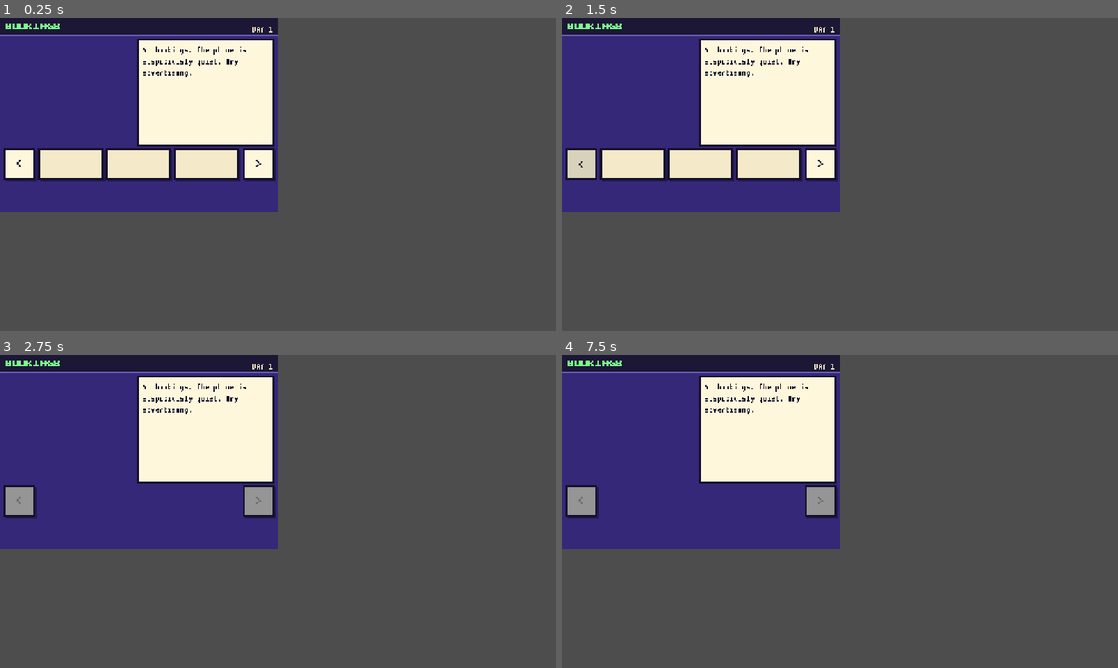
Above: before the commit, frames 1-4 (two rows, left to right).
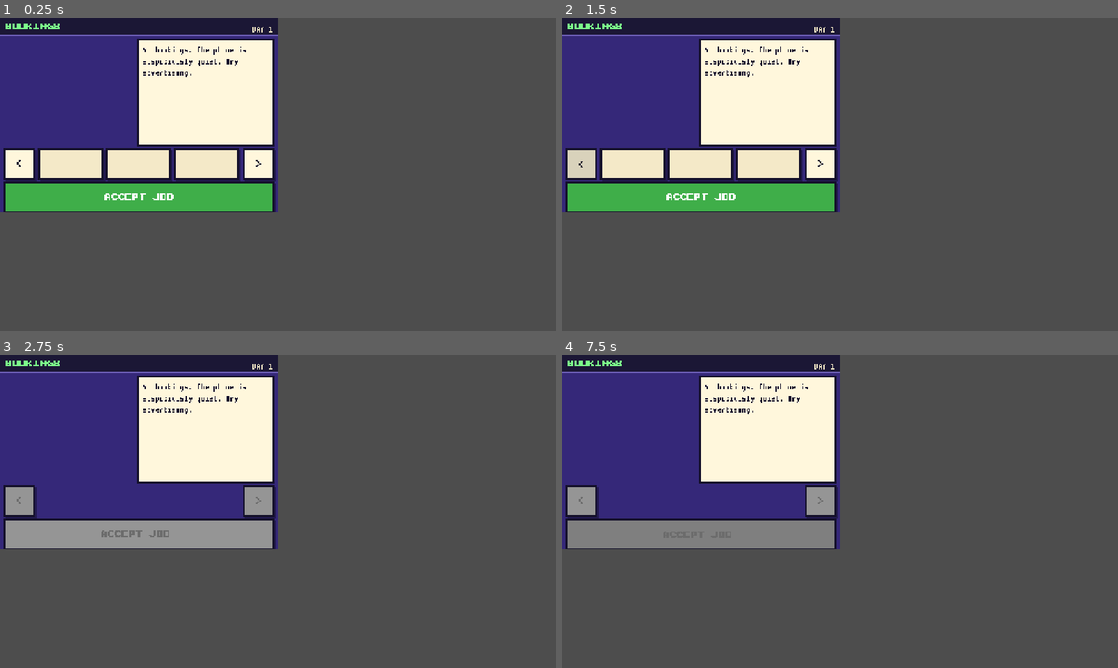
Above: after the commit, the same moments.

Repository: leeslangley/Webbwheresmycar
Game: Godot game, scene res://tv/bookings_channel.tscn
Two runs of this game, one before a commit and one after it. Both use one fixed random seed, a clock stepped at 60 frames per second and the inputs below. This scene is started directly instead of the project's main scene.
Inputs (mouse positions are in pixels of both pictures, inside the frame that each line leads up to):
- Up to frame 1 (0.25 s): no input
- Up to frame 2 (1.5 s): tap Enter at 0.5 s; drag from (628, 93) to (895, 105) at 0.52 s; tap Space at 1.25 s; drag from (578, 165) to (812, 237) at 1.27 s
- Up to frame 3 (2.75 s): move the mouse to (261, 502) at 2.02 s; hold Right from 2.03 s (still down); tap Backspace at 2.1 s; click (261, 502) at 2.17 s
- Up to frame 4 (7.5 s): release Right at 2.75 s; tap Enter at 2.75, 4.25, 5.1 s; drag from (812, 574) to (673, 464) at 2.77 s; tap Space at 3.5, 3.77, 5, 6.77 s; move the mouse to (1006, 558) at 3.52 s; hold Left 3.53-4.25 s; tap Keypad Enter at 3.6 s; click (1006, 558) at 3.67 s; drag from (673, 464) to (756, 433) at 4.27 s; move the mouse to (867, 511) at 5.02 s; hold Down 5.03-5.75 s; click (867, 511) at 5.17 s; drag from (756, 433) to (728, 527) at 5.77 s; move the mouse to (962, 495) at 6.52 s; hold Up 6.53-7.25 s; tap Backspace at 6.6 s; click (962, 495) at 6.67 s; drag from (728, 527) to (812, 574) at 7.27 s

The runs differ from the first frame. In frame 1, 4.8% of the frame differs, in the area x 0-50%, y 52-62%; in frame 2, 4.8%; in frame 3, 4.8%; in frame 4, 4.8%.

Commit message:
GDU25: Channel BOOKINGS: accept job and result panel
Co-Authored-By: Claude Haiku 5.5 <noreply@anthropic.com>

Diff:
--- /dev/null
+++ b/godot/tests/shots/bookings_result_shot.tscn
@@ -0,0 +1,12 @@
+[gd_scene load_steps=2 format=3]
+
+[ext_resource type="Script" path="res://tests/shots/channel_shot.gd" id="1"]
+
+[node name="Shot" type="Control"]
+layout_mode = 3
+anchors_preset = 15
+anchor_right = 1.0
+anchor_bottom = 1.0
+script = ExtResource("1")
+metadata/channel = "res://tv/bookings_channel.tscn"
+metadata/calls = [["_test_show_result", [{"text": "Mrs Pym wept into a very good hankie. The Reliable Robbin swept up to the church as the bells rang.", "type": "success", "paid": 900}]]]
--- /dev/null
+++ b/godot/tests/test_bookings_actions.gd
@@ -0,0 +1,170 @@
+extends "res://tests/harness.gd"
+
+# Tests for the BOOKINGS accept flow (GDU25): the refusals with a toast, ACCEPT JOB, the job result panel,
+# OK and BACK. _ready does not fire under the runner, so the channel is built by hand and taps go through
+# handle_event.
+
+
+func _mb(pos: Vector2, down: bool) -> InputEventMouseButton:
+	var ev := InputEventMouseButton.new()
+	ev.button_index = MOUSE_BUTTON_LEFT
+	ev.pressed = down
+	ev.position = pos
+	return ev
+
+
+# A press and release inside the control (the tap rule).
+func _tap(c: Control) -> void:
+	c.call("handle_event", _mb(Vector2(10, 10), true))
+	c.call("handle_event", _mb(Vector2(10, 10), false))
+
+
+func _make() -> BookingsChannel:
+	var ch := (load("res://tv/bookings_channel.tscn") as PackedScene).instantiate() as BookingsChannel
+	tree().root.add_child(ch)
+	ch.call("_ready")
+	return ch
+
+
+func _done(ch: BookingsChannel) -> void:
+	ch.leave()
+	ch.free()
+
+
+# Makes car c1 a strong, healthy car (a Porshe at condition 10).
+func _strong(g: TestFakeGame) -> void:
+	g.state.cars[0].modelId = "t3_porshe"
+	g.state.cars[0].condition = 10.0
+	g.changed.emit()
+
+
+func _success() -> Dictionary:
+	return {"ok": true, "msg": "All went well.", "outcome": {"type": "success", "paid": 900, "wear": 0.3, "faultLabel": null}}
+
+
+# A channel with booking Q1 and car c1 picked, ready to accept.
+func _picked(g: TestFakeGame) -> BookingsChannel:
+	var ch := _make()
+	ch.enter(g)
+	_strong(g)
+	ch.Requests.select(0, true)
+	_tap(ch.Car0)
+	return ch
+
+
+# A channel that has accepted Q1 with car c1 and shows the result panel.
+func _accepted(g: TestFakeGame) -> BookingsChannel:
+	var ch := _picked(g)
+	g.next_result = _success()
+	_tap(ch.AcceptBtn)
+	return ch
+
+
+func test_refusal_order() -> void:
+	var g := TestFakeGame.new()
+	var st: Dictionary = g.state
+	var req: Dictionary = st.requests[0]
+	var good: Dictionary = st.cars[0]
+	good.modelId = "t3_porshe"
+	good.condition = 10.0
+	var porshe := ChannelBase.model_of("t3_porshe")
+	var faulty: Dictionary = st.cars[1]
+	eq(BookingsChannel.accept_refusal(st, req, {}, {}), "Pick a car first", "no car picked")
+	eq(BookingsChannel.accept_refusal(st, req, faulty, ChannelBase.model_of(str(faulty.modelId))), "That car is not fit to go out", "a car with a fault")
+	eq(BookingsChannel.accept_refusal(st, {}, good, porshe), "Pick a booking first", "no booking picked")
+	req.minDesirability = 99
+	eq(BookingsChannel.accept_refusal(st, req, good, porshe), "That car is too plain for this booking", "not desirable enough")
+	req.minDesirability = 3
+	req.minReliability = 99
+	eq(BookingsChannel.accept_refusal(st, req, good, porshe), "That car is too flaky for this booking", "not reliable enough")
+	req.minReliability = 3
+	req.minCondition = 11
+	eq(BookingsChannel.accept_refusal(st, req, good, porshe), "That car is too scruffy for this booking", "condition too low")
+	req.minCondition = 6
+	eq(BookingsChannel.accept_refusal(st, req, good, porshe), "", "a good match is fine")
+
+
+func test_labels() -> void:
+	eq(BookingsChannel.type_label("disaster"), "DISASTER", "disaster label")
+	eq(BookingsChannel.type_label("zzz"), "JOB DONE", "an unknown type reads JOB DONE")
+	eq(BookingsChannel.paid_text(900), "Paid " + CoreFormat.money(900), "money paid")
+	eq(BookingsChannel.paid_text(-250), "Compensation " + CoreFormat.money(250), "compensation")
+	eq(BookingsChannel.paid_text(0), "Paid nothing", "nothing paid")
+	eq(BookingsChannel.type_color_name("mishap"), "warn", "mishap is warn")
+	eq(BookingsChannel.type_color_name("breakdown"), "bad", "breakdown is bad")
+	eq(BookingsChannel.type_color_name("success"), "good", "success is good")
+
+
+func test_accept_flow() -> void:
+	var g := TestFakeGame.new()
+	var ch := _make()
+	ch.enter(g)
+	_strong(g)
+	ch.Requests.select(0, true)
+	_tap(ch.Car0)
+	ok(ch.AcceptBtn.enabled, "accept is ready once a booking and a car are picked")
+	eq(ch.AcceptBtn.text, "ACCEPT JOB " + CoreFormat.money(900), "accept names the fee")
+	g.next_result = _success()
+	_tap(ch.AcceptBtn)
+	eq(g.acts, [{"action": "accept_job", "params": {"request_id": "Q1", "car_id": "c1"}}], "accept_job is sent")
+	eq(str(ch.result.get("type", "")), "success", "the result type")
+	eq(int(ch.result.get("paid", 0)), 900, "the result paid")
+	eq(str(ch.result.get("text", "")), "All went well.", "the result text")
+	ok(ch.OkBtn.visible, "OK shows")
+	ok(not ch.AcceptBtn.visible, "ACCEPT JOB is hidden")
+	ok(not ch.Requests.visible, "the bookings list is hidden")
+	eq(ch.sel_req, "", "the booking is cleared")
+	_done(ch)
+
+
+func test_dismiss() -> void:
+	var g := TestFakeGame.new()
+	var ch := _accepted(g)
+	ok(ch.on_back(), "BACK dismisses the result")
+	ok(ch.result.is_empty(), "the result is gone")
+	ok(ch.Requests.visible, "the bookings list is back")
+	ok(ch.AcceptBtn.visible, "ACCEPT JOB is back")
+	ok(not ch.on_back(), "BACK with no result showing is not handled")
+	_done(ch)
+
+
+func test_refused_tap() -> void:
+	var g := TestFakeGame.new()
+	var ch := _make()
+	ch.enter(g)
+	ok(not ch.AcceptBtn.enabled, "accept is greyed out with nothing picked")
+	_tap(ch.AcceptBtn)
+	eq(g.acts, [], "nothing is sent")
+	eq(g.toasts, ["Pick a car first"], "the toast says why")
+	_done(ch)
+
+
+func test_failed_act() -> void:
+	var g := TestFakeGame.new()
+	var ch := _picked(g)
+	g.next_result = {"ok": false, "msg": "Expired"}
+	_tap(ch.AcceptBtn)
+	ok(ch.result.is_empty(), "no result panel after a failed act")
+	eq(g.toasts, ["Expired"], "the failure is toasted once")
+	eq(ch.sel_req, "Q1", "the booking stays picked")
+	_done(ch)
+
+
+func test_ok_key() -> void:
+	var g := TestFakeGame.new()
+	var ch := _picked(g)
+	g.next_result = _success()
+	ch.on_ok()
+	eq(g.acts.size(), 1, "OK accepts when the job is ready")
+	ok(not ch.result.is_empty(), "the result shows after OK")
+	ch.on_ok()
+	ok(ch.result.is_empty(), "OK dismisses the result")
+	eq(g.acts.size(), 1, "OK does not accept again while the result shows")
+	_done(ch)
+
+
+func test_sizes() -> void:
+	var ch := _make()
+	ok(ch.AcceptBtn.size.y >= 72.0, "ACCEPT JOB is at least 72 px tall")
+	ok(ch.OkBtn.size.y >= 72.0, "OK is at least 72 px tall")
+	_done(ch)
--- a/godot/tv/bookings_channel.gd
+++ b/godot/tv/bookings_channel.gd
@@ -3,13 +3,16 @@
 
 # The BOOKINGS channel, display half (port of src/ui/scenes/bookings.js): the hire diary. A scrolling list of
 # customer requests, a detail panel (fee and needs, OK or NO for the chosen car) and a strip of the player's own
-# cars, three per page, greyed out with the reason when a car cannot take the job. Accepting is GDU25.
+# cars, three per page, greyed out with the reason when a car cannot take the job. ACCEPT JOB (GDU25) explains
+# every refusal with a toast, then runs the job and shows its result on a panel that OK or BACK dismisses.
 
 const PER_PAGE := 3
 
 var sel_req: String = ""
 var sel_car: String = ""
 var car_page: int = 0
+# Empty = no result showing. Otherwise {"text", "type", "paid"} from the last accepted job.
+var result: Dictionary = {}
 
 var Requests: UiList
 var PrevBtn: UiButton
@@ -17,6 +20,8 @@
 var Car0: UiButton
 var Car1: UiButton
 var Car2: UiButton
+var AcceptBtn: UiButton
+var OkBtn: UiButton
 var _slots: Array[UiButton] = []
 
 
@@ -46,6 +51,13 @@
 	for s in range(PER_PAGE):
 		_slots[s].activated.connect(_on_car.bind(s))
 		_slots[s].blocked.connect(_on_car.bind(s))
+
+	AcceptBtn = _make_btn("ACCEPT JOB", Rect2(8, 376, 624, 72), "button", "primary")
+	AcceptBtn.activated.connect(_accept)
+	AcceptBtn.blocked.connect(_accept)
+	OkBtn = _make_btn("OK", Rect2(8, 376, 624, 72), "button", "primary")
+	OkBtn.visible = false
+	OkBtn.activated.connect(dismiss)
 
 
 func _make_btn(label_text: String, r: Rect2, role: String, kind: String) -> UiButton:
@@ -114,6 +126,95 @@
 	refresh()
 
 
+# The reason ACCEPT JOB cannot run yet, checked in the order of the JS onAccept; "" = fine to accept.
+static func accept_refusal(st: Dictionary, req: Dictionary, car: Dictionary, model: Dictionary) -> String:
+	if car.is_empty():
+		return "Pick a car first"
+	if BookingsMath.block_reason(st, car, {}, model) != "":
+		return "That car is not fit to go out"
+	if req.is_empty():
+		return "Pick a booking first"
+	if BookingsMath.eff_d(model, car) < float(req.minDesirability):
+		return "That car is too plain for this booking"
+	if BookingsMath.eff_r(model, car) < float(req.minReliability):
+		return "That car is too flaky for this booking"
+	if float(car.condition) < float(req.minCondition):
+		return "That car is too scruffy for this booking"
+	return ""
+
+
+func _accept() -> void:
+	var req := req_by_id(sel_req)
+	var car := car_by_id(sel_car)
+	var model := ChannelBase.model_of(str(car.get("modelId", "")))
+	var why := BookingsChannel.accept_refusal(state(), req, car, model)
+	if why != "":
+		toast(why)
+		return
+	var res: Dictionary = game.act("accept_job", {"request_id": req.id, "car_id": car.id})
+	if not res.get("ok", false):
+		return
+	var outcome: Dictionary = res.get("outcome", {})
+	result = {
+		"text": str(res.get("msg", "")),
+		"type": str(outcome.get("type", "success")),
+		"paid": int(outcome.get("paid", 0)),
+	}
+	sel_req = ""
+	sel_car = ""
+	refresh()
+	queue_redraw()
+
+
+func dismiss() -> void:
+	result = {}
+	refresh()
+	queue_redraw()
+
+
+# Screenshot and test hook: shows a result panel exactly as an accepted job does.
+func _test_show_result(r: Dictionary) -> void:
+	result = r
+	refresh()
+	queue_redraw()
+
+
+func on_ok() -> void:
+	if result.is_empty():
+		_accept()
+	else:
+		dismiss()
+
+
+func on_back() -> bool:
+	if not result.is_empty():
+		dismiss()
+		return true
+	return false
+
+
+static func type_label(t: String) -> String:
+	var labels := {"success": "JOB DONE", "mishap": "MISHAP", "breakdown": "BREAKDOWN", "disaster": "DISASTER"}
+	return str(labels.get(t, "JOB DONE"))
+
+
+static func paid_text(paid: int) -> String:
+	if paid > 0:
+		return "Paid " + CoreFormat.money(paid)
+	if paid < 0:
+		return "Compensation " + CoreFormat.money(-paid)
+	return "Paid nothing"
+
+
+static func type_color_name(t: String) -> String:
+	match t:
+		"mishap":
+			return "warn"
+		"breakdown", "disaster":
+			return "bad"
+	return "good"
+
+
 func refresh() -> void:
 	if req_by_id(sel_req).is_empty():
 		sel_req = ""
@@ -123,8 +224,10 @@
 	var n := list.size()
 	var pages := maxi(1, int(ceil(n / float(PER_PAGE))))
 	car_page = clampi(car_page, 0, pages - 1)
+	var showing := not result.is_empty()
 
 	var reqs := requests()
+	Requests.visible = not showing
 	Requests.set_count(reqs.size())
 	Requests.selected = -1
 	for i in range(reqs.size()):
@@ -137,7 +240,7 @@
 	for s in range(PER_PAGE):
 		var idx := car_page * PER_PAGE + s
 		var slot: UiButton = _slots[s]
-		if idx >= n:
+		if showing or idx >= n:
 			slot.text = ""
 			slot.visible = false
 			continue
@@ -149,8 +252,17 @@
 		slot.text = UiText.ellipsize(str(model.name), 12) + "\n" + bottom
 		slot.enabled = why == ""
 		slot.hot = str(car.id) == sel_car
+	PrevBtn.visible = not showing
+	NextBtn.visible = not showing
 	PrevBtn.enabled = car_page > 0
 	NextBtn.enabled = (car_page + 1) * PER_PAGE < n
+
+	var car_now := car_by_id(sel_car)
+	var model_now := ChannelBase.model_of(str(car_now.get("modelId", "")))
+	AcceptBtn.visible = not showing
+	OkBtn.visible = showing
+	AcceptBtn.text = "ACCEPT JOB " + (CoreFormat.money(float(req.fee)) if not req.is_empty() else "")
+	AcceptBtn.enabled = accept_refusal(state(), req, car_now, model_now) == ""
 	queue_redraw()
 
 
@@ -179,6 +291,9 @@
 
 
 func _paint() -> void:
+	if not result.is_empty():
+		_paint_result()
+		return
 	var paper := UiTheme.color("paper")
 	var ink := UiTheme.color("ink")
 	var good := UiTheme.color("good")
@@ -218,6 +333,17 @@
 			UiTheme.draw_text(self, CoreFormat.one_dp(vals[i]), Vector2(530, y), "caption", ink)
 
 
+# The job result panel: shown alone until OK or BACK dismisses it.
+func _paint_result() -> void:
+	var paper := UiTheme.color("paper")
+	var ink := UiTheme.color("ink")
+	var t := str(result.get("type", "success"))
+	UiTheme.draw_box(self, Rect2(8, 48, 624, 316), paper, ink, 4, true)
+	UiTheme.draw_text(self, type_label(t), Vector2(0, 62), "h1", UiTheme.color(type_color_name(t)), 640.0, HORIZONTAL_ALIGNMENT_CENTER)
+	UiTheme.draw_text(self, paid_text(int(result.get("paid", 0))), Vector2(0, 108), "h2", ink, 640.0, HORIZONTAL_ALIGNMENT_CENTER)
+	_text_lines(UiText.wrap(str(result.get("text", "")), 48, 6), Vector2(28, 156), 26.0, "caption", ink)
+
+
 func _text_lines(lines: Array[String], pos: Vector2, pitch: float, role: String, col: Color) -> void:
 	for i in range(lines.size()):
 		UiTheme.draw_text(self, lines[i], pos + Vector2(0, pitch * float(i)), role, col)
